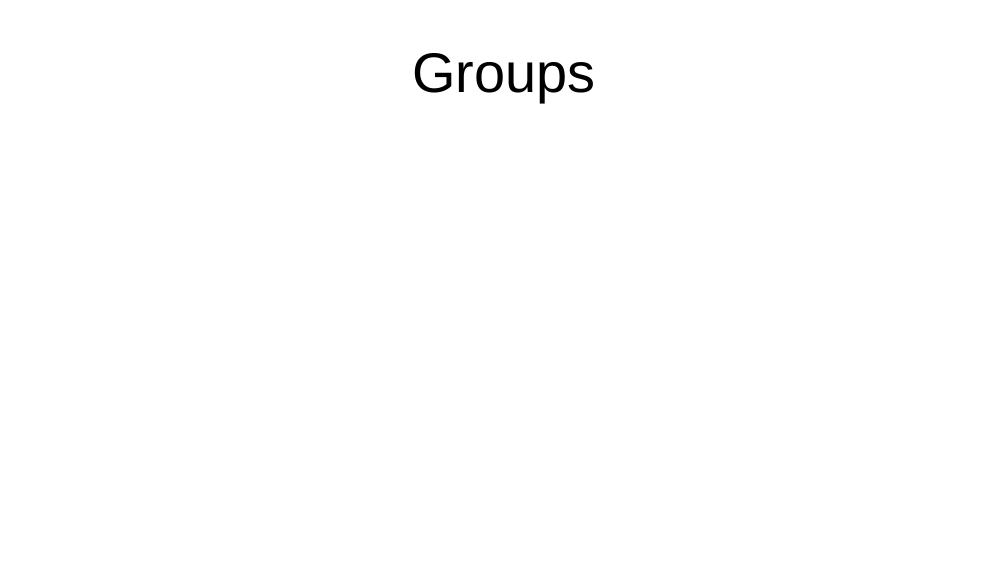
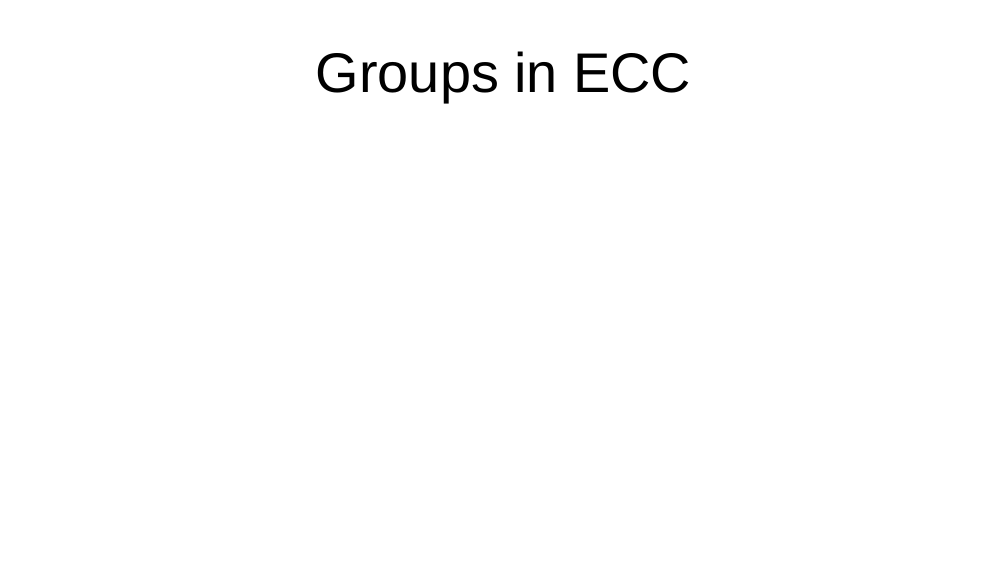
Before and after one commit to bshambaugh/Explorations-of-Category-Theory-for-Self-Sovereign-Identity, a slide deck: slide 4 of resources/IIW35_fA2022_cat_theory_for_SSI.odp. Drawn at 1008x567 pixels with LibreOffice and Linux fonts; fonts in the diff are those of the drawing. Boxes give left, top, right and bottom in pixels: in the first picture for what was removed or moved away, otherwise in the second. Text is boxed around its words. In the diff, an @@ line names an element or a change of style, - is before the commit and + after.

```diff
--- a/resources/IIW35_fA2022_cat_theory_for_SSI.odp
+++ b/resources/IIW35_fA2022_cat_theory_for_SSI.odp
@@ title at [316,51,691,102]: text changed @@
-Groups
+Groups in ECC
```
Also in this commit, not shown: 1 other slide changed, 5 slides added, 1 slide removed.
